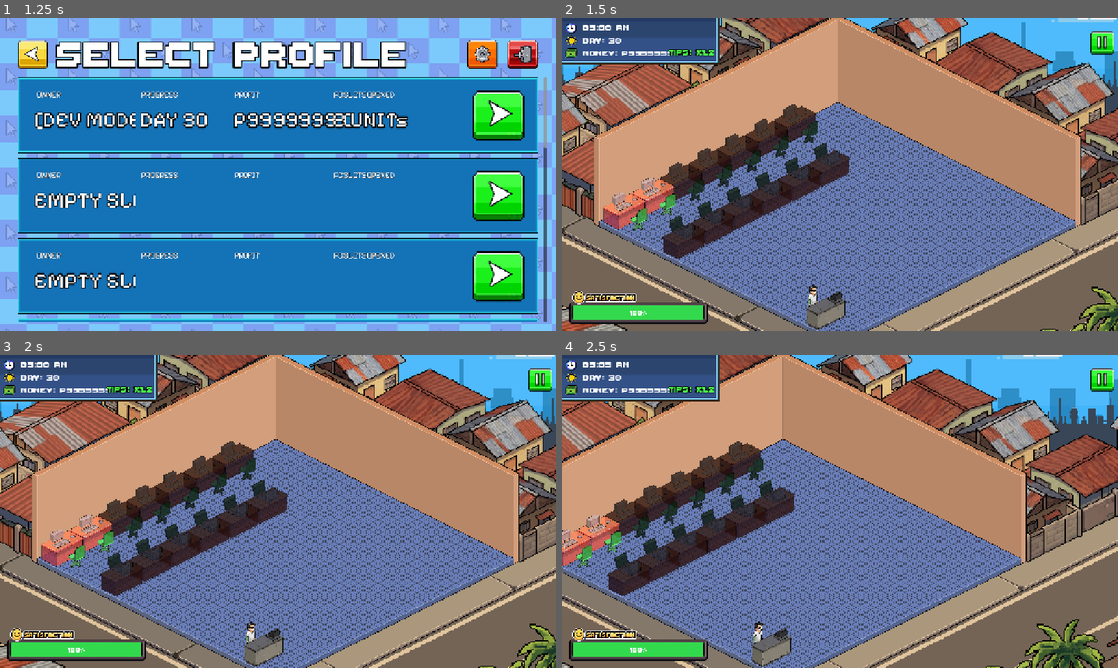
Above: before the commit, frames 1-4 (two rows, left to right).
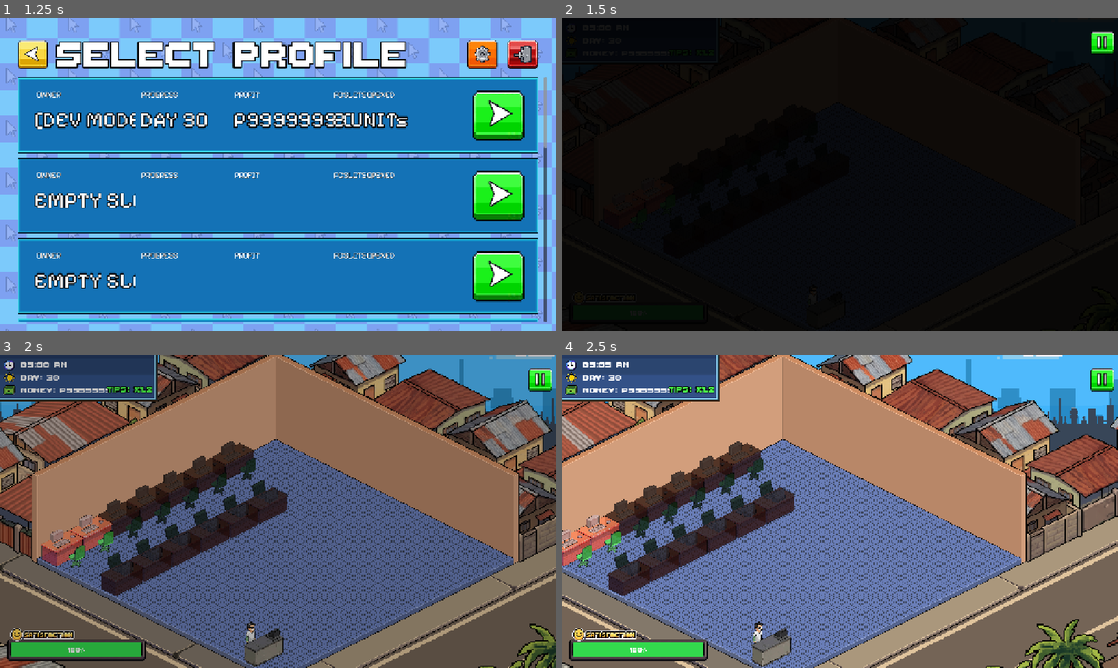
Above: after the commit, the same moments.

Repository: vinnyy-ph/gvd-project-overclocked
Game: Godot game, scene res://ui/main_menu_v2/MainMenuV2.tscn
The game is run twice, just before and just after one commit, with the same random seed, the same clock (stepped at 60 frames per second) and the same inputs. Sound files missing from this copy of the repository are replaced by a short silence.
Inputs (mouse positions are in pixels of both pictures, inside the frame that each line leads up to):
- Up to frame 1 (1.25 s): click (450, 105) at 0.5 s
- Up to frame 2 (1.5 s): click "DAY 30" at 1.25 s
- Up to frame 3 (2 s): no input
- Up to frame 4 (2.5 s): tap Enter at 2 s; move the mouse to (962, 495) at 2.02 s; hold Right (ui_right) from 2.03 s (still down); click (962, 495) at 2.17 s

Frame 1 is identical in both runs. In frame 2, 97% of the frame differs, in the area x 0-100%, y 0-100%; in frame 3, 80%; in frame 4, nothing differs.

Commit message:
Add shop fade-in and stop global BGM
Add a black fade-in on the shop floor scene by inserting a full-screen ColorRect and tweening its alpha to 0 over 1s (removed when finished). Also stop the global BGM at story start so only the story BGM plays, with nil-checks for CanvasLayer and AudioManager. Changes applied to shop_floor_scrollable.gd and new_game_story_flow.gd.

Diff:
--- a/core/shop_floor/shop_floor_scrollable.gd
+++ b/core/shop_floor/shop_floor_scrollable.gd
@@ -70,6 +70,18 @@
 func _ready():
 	AudioManager.play_bgm("shop")
 	PauseMenu.pause_button.visible = true
+
+	# Fade-in from black
+	if has_node("CanvasLayer"):
+		var fade_rect = ColorRect.new()
+		fade_rect.set_anchors_and_offsets_preset(Control.PRESET_FULL_RECT)
+		fade_rect.color = Color.BLACK
+		fade_rect.mouse_filter = Control.MOUSE_FILTER_IGNORE
+		$CanvasLayer.add_child(fade_rect)
+		var tween = create_tween()
+		tween.tween_property(fade_rect, "modulate:a", 0.0, 1.0).set_trans(Tween.TRANS_SINE)
+		tween.finished.connect(fade_rect.queue_free)
+
 	randomize()
 
 	# Initial camera setup
--- a/new_game_story_flow.gd
+++ b/new_game_story_flow.gd
@@ -68,6 +68,10 @@
 const TAP_THRESHOLD_MS: int = 300
 
 func _ready() -> void:
+	# Stop global BGM so only story BGM plays
+	if AudioManager:
+		AudioManager.stop_bgm()
+
 	# Inject dynamic username
 	var player_name = "Player"
 	if SaveManager.player_name and SaveManager.player_name != "":
